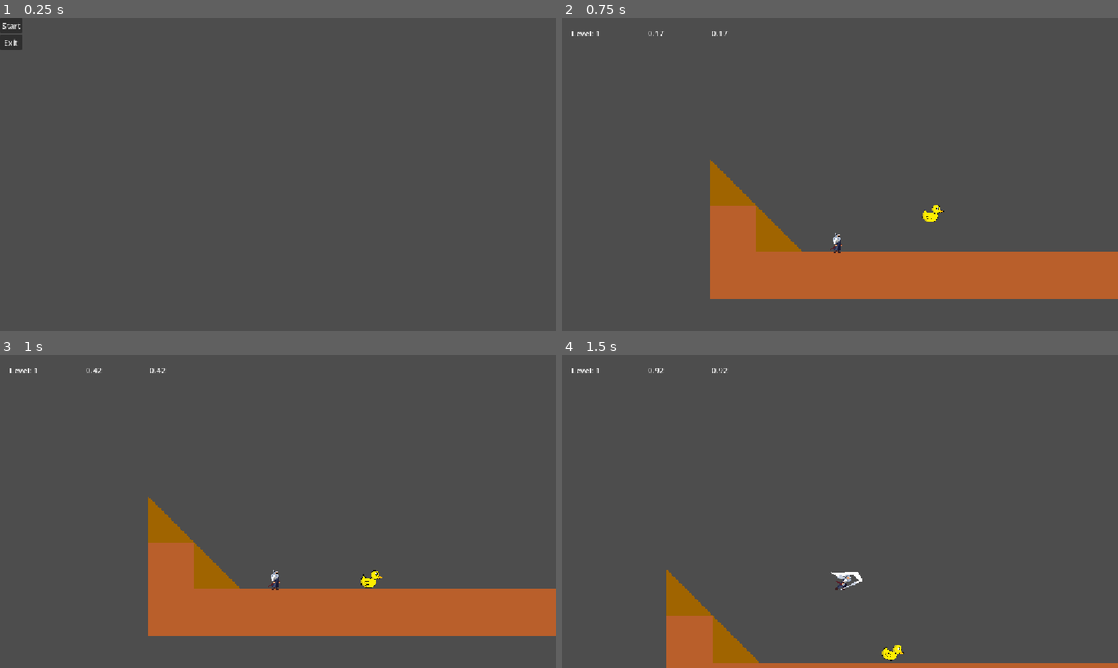
Above: before the commit, frames 1-4 (two rows, left to right).
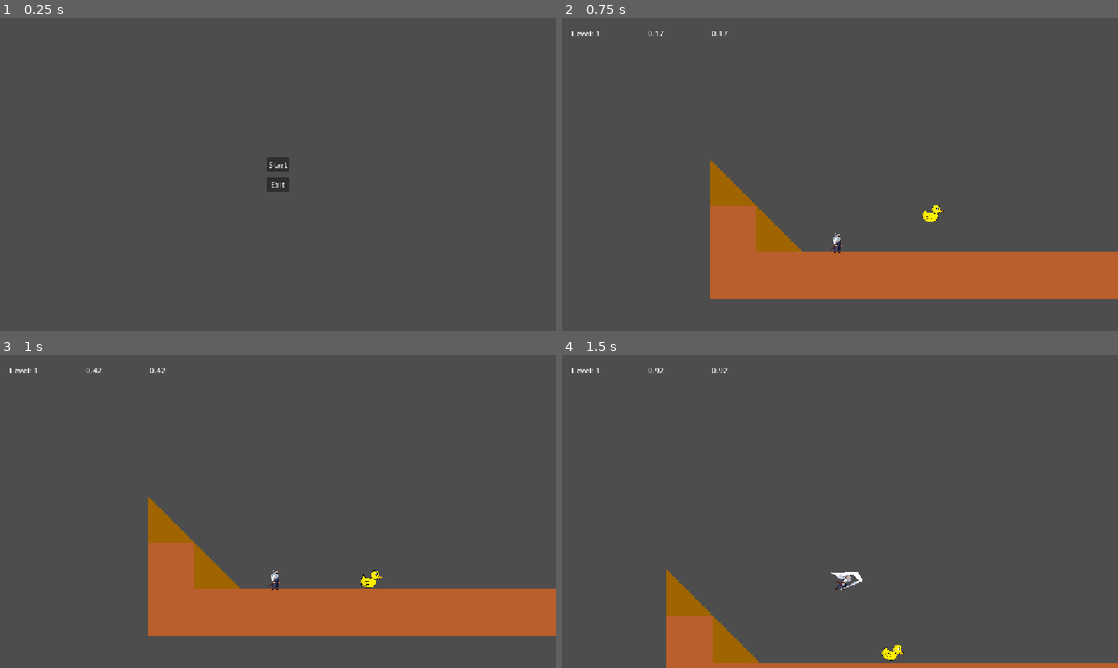
Above: after the commit, the same moments.

Repository: Mareruma/Bounce-Back
Game: Godot game, scene res://Scenes/game.tscn
Two runs of this game, one before a commit and one after it. Both use one fixed random seed, a clock stepped at 60 frames per second and the inputs below.
Inputs:
- Up to frame 1 (0.25 s): no input
- Up to frame 2 (0.75 s): click "Start" at 0.5 s
- Up to frame 3 (1 s): no input
- Up to frame 4 (1.5 s): tap Enter (ui_accept) at 1.25 s; hold Right (ui_right) from 1.28 s (still down); tap F (kick) at 1.35 s

The runs differ from the first frame. In frame 1, 0.7% of the frame differs, in the area x 0-52%, y 0-56%; in frame 2, nothing differs; in frame 3, nothing differs; in frame 4, nothing differs.

Commit message:
Main scene

Diff:
--- a/Scenes/game.tscn
+++ b/Scenes/game.tscn
@@ -2,31 +2,45 @@
 
 [ext_resource type="Script" uid="uid://c3h5e2xd63g43" path="res://Scripts/game.gd" id="1_ebmjs"]
 
-[node name="Game" type="Node2D" unique_id=1011857578]
-script = ExtResource("1_ebmjs")
-
-[node name="Control" type="Control" parent="." unique_id=478797844]
+[node name="Game" type="Control" unique_id=1742394217]
 layout_mode = 3
-anchors_preset = 13
-anchor_left = 0.5
-anchor_right = 0.5
+anchors_preset = 15
+anchor_right = 1.0
 anchor_bottom = 1.0
 grow_horizontal = 2
 grow_vertical = 2
+script = ExtResource("1_ebmjs")
 
-[node name="VBoxContainer" type="VBoxContainer" parent="Control" unique_id=1601427993]
-layout_mode = 0
-offset_right = 40.0
-offset_bottom = 40.0
+[node name="MarginContainer" type="MarginContainer" parent="." unique_id=1315219614]
+layout_mode = 1
+anchors_preset = 8
+anchor_left = 0.5
+anchor_top = 0.5
+anchor_right = 0.5
+anchor_bottom = 0.5
+offset_left = -43.0
+offset_top = -56.0
+offset_right = 43.0
+offset_bottom = 56.0
+grow_horizontal = 2
+grow_vertical = 2
+theme_override_constants/margin_left = 20
+theme_override_constants/margin_top = 20
+theme_override_constants/margin_right = 20
+theme_override_constants/margin_bottom = 20
+
+[node name="VBoxContainer" type="VBoxContainer" parent="MarginContainer" unique_id=1601427993]
+layout_mode = 2
+theme_override_constants/separation = 10
 alignment = 1
 
-[node name="Start" type="Button" parent="Control/VBoxContainer" unique_id=393343276]
+[node name="Start" type="Button" parent="MarginContainer/VBoxContainer" unique_id=393343276]
 layout_mode = 2
 text = "Start"
 
-[node name="Exit" type="Button" parent="Control/VBoxContainer" unique_id=872628195]
+[node name="Exit" type="Button" parent="MarginContainer/VBoxContainer" unique_id=872628195]
 layout_mode = 2
 text = "Exit"
 
-[connection signal="pressed" from="Control/VBoxContainer/Start" to="." method="_on_start_pressed"]
-[connection signal="pressed" from="Control/VBoxContainer/Exit" to="." method="_on_exit_pressed"]
+[connection signal="pressed" from="MarginContainer/VBoxContainer/Start" to="." method="_on_start_pressed"]
+[connection signal="pressed" from="MarginContainer/VBoxContainer/Exit" to="." method="_on_exit_pressed"]
--- a/Scripts/game.gd
+++ b/Scripts/game.gd
@@ -1,4 +1,4 @@
-extends Node2D
+extends Control
 
 
 func _on_start_pressed() -> void:
Not shown, added: apelsins.png.import
Not shown, added: boling bumba.png.import
Not shown, added: minion.png.import
Not shown, added: monstrs.png.import
Not shown, added: navīga zvaigzne.png.import
